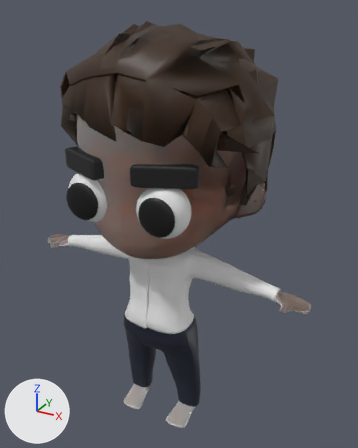
Before and after pictures for a commit that changed the Blender file char.blend.
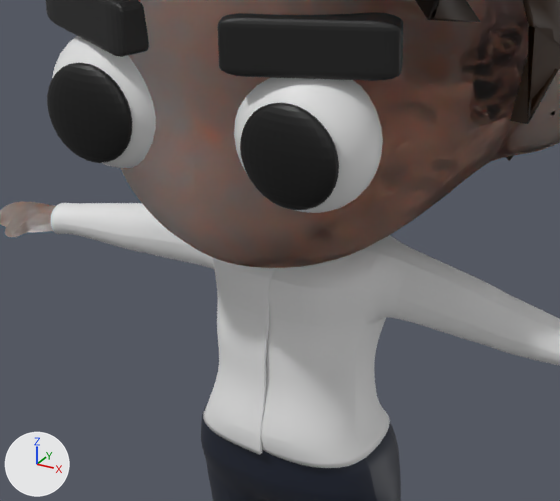
Old and new are each drawn whole from a 50 mm camera at (2.47, -4.23, 4.53) aimed at (0.05, 0.16, 2.33) and again close up on the part from 14% to 72% of the width and 36% to 77% of the height. The axes (+X, +Y, +Z) are drawn at lower left. The lights are the same throughout.

In view in the first close-up: 'Cylinder', 'EyebrowL', 'EyebrowR', 'Hair', 'Pants', 'SHIRT', 'eyeR', 'eyeR.002', 'pupilR', 'pupilR.001'.
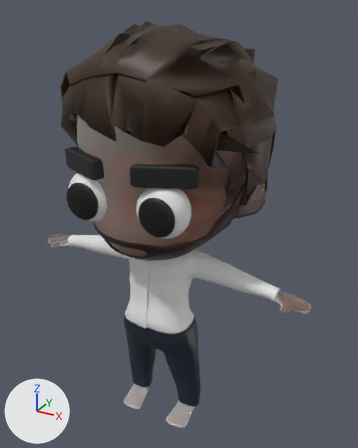
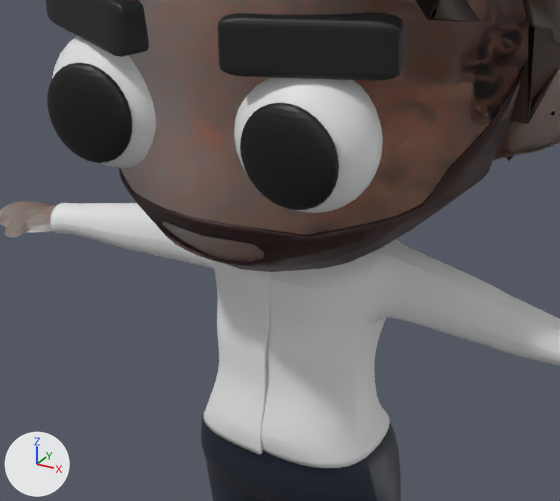
The change, as a list of edits to the scene's bpy script:
```text
Add mat_beardm:
    mat_beardm = principled_material('beardM')
    mat_beardm.base_color = (0.0311, 0.00534, 0.00561)  # dark red #311011
Add me_cylinder_004:
    me_cylinder_004.from_pydata(...)  # 25 vertices, 12 faces; spans x 0.0..0.866, y -0.893..0.005, z 2.201..3.012
    me_cylinder_004.polygons.foreach_set('use_smooth', [True] * 12)
    me_cylinder_004.materials.append(mat_beardm)  # dark red #311011
Add ob_beard:
    ob_beard = bpy.data.objects.new('beard', me_cylinder_004)
    ob_beard.location = (0.0, 0.0, 0.0)
    _m = ob_beard.modifiers.new('Mirror', 'MIRROR')
    _m = ob_beard.modifiers.new('Subdivision', 'SUBSURF')
    _m.render_levels = 1
    _m = ob_beard.modifiers.new('Solidify', 'SOLIDIFY')
```

Boxes (x1, y1, x2, y2) around the edits, measured in the close-ups (560 x 501 px):
'beard', added
    after: (118, 65, 525, 272)
